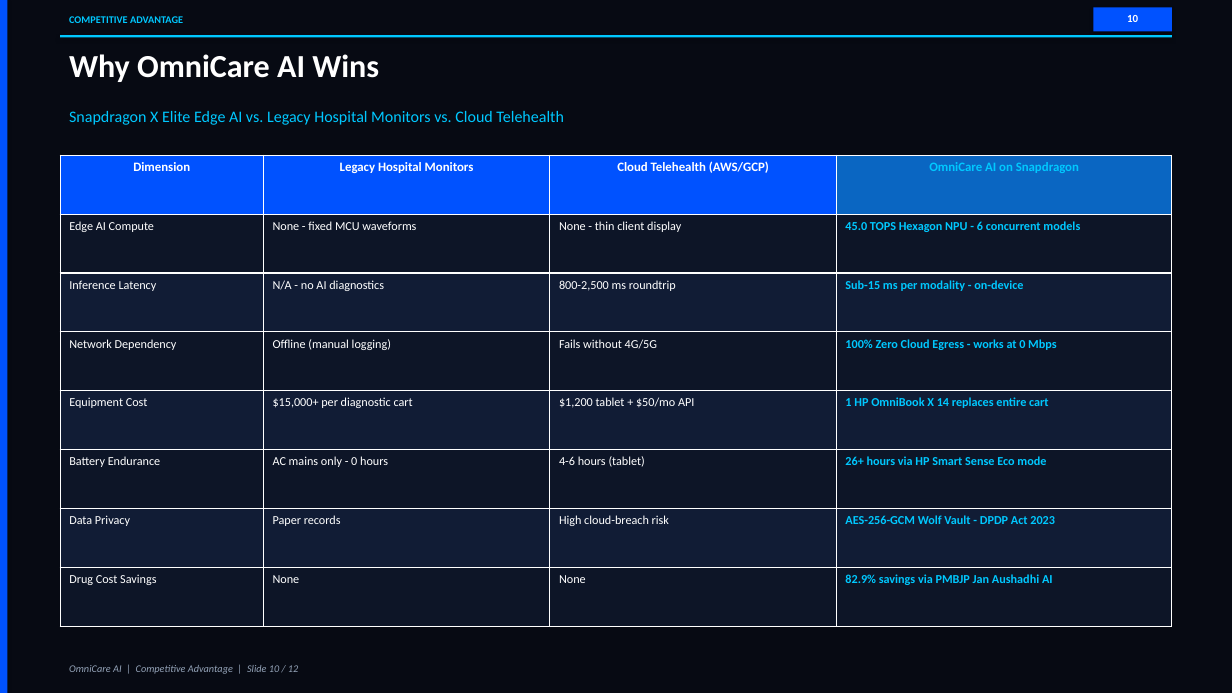
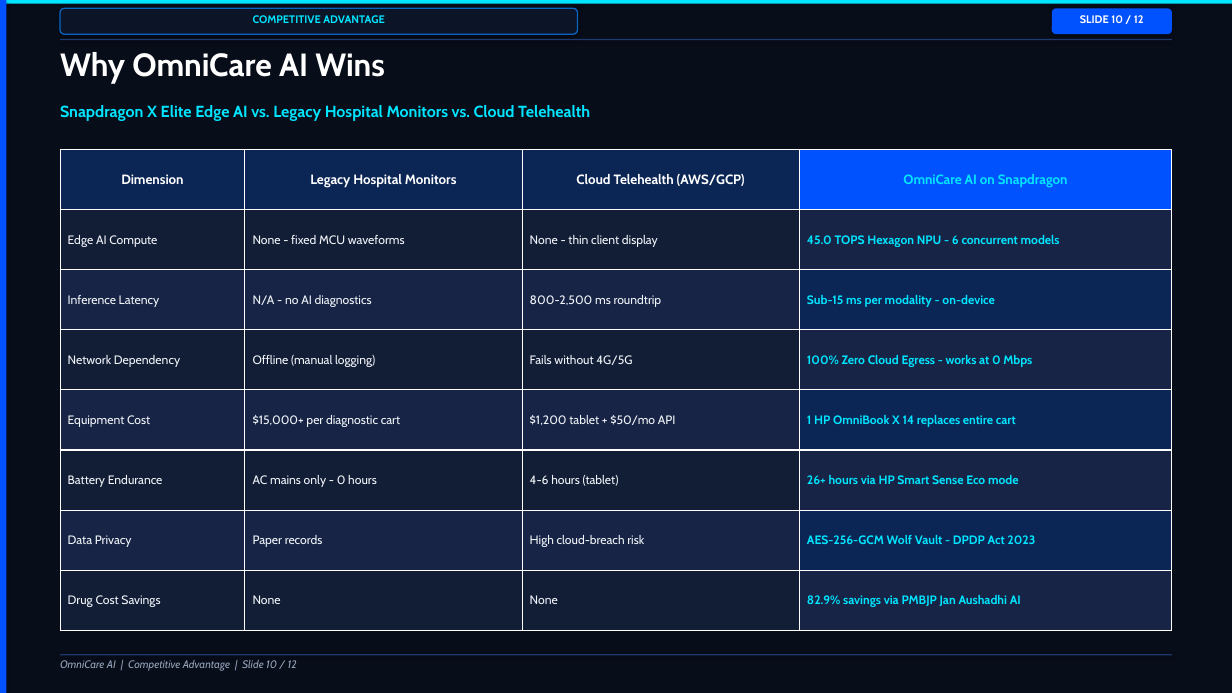
Before and after one commit to Advik-harsha/OmniCare-AI, a slide deck: slide 10 of submission_files/OmniCare_AI_Executive_Presentation.pptx. Drawn at 1232x693 pixels with LibreOffice and Linux fonts; fonts in the diff are those of the drawing. Boxes give left, top, right and bottom in pixels: in the first picture for what was removed or moved away, otherwise in the second. Text is boxed around its words. In the diff, an @@ line names an element or a change of style, - is before the commit and + after.

Commit message:
design(pitch): beautify presentation slides with modern high-contrast cards, segoe ui typography, and side-by-side cockpit layout

```diff
--- a/submission_files/OmniCare_AI_Executive_Presentation.pptx
+++ b/submission_files/OmniCare_AI_Executive_Presentation.pptx
@@ rectangle at <box>0,0,1232,693</box>: fill #070A13 to #080D1A @@
@@ rectangle added at <box>0,0,1232,4</box>, fill #00E5FF @@
@@ text "COMPETITIVE ADVANTAGE" at <box>253,15,385,23</box>: size 8 to 8.5 pt, font Calibri to Cabin, text colour #00C8FF to #00E5FF; alignment left to centre @@
@@ rounded rectangle added at <box>60,8,578,34</box>, fill #0C1428, outline #0A66C2 1 pt @@
@@ rounded rectangle added at <box>1052,8,1172,34</box>, fill #0052FF @@
@@ text at <box>1080,15,1144,23</box>: text changed; font Calibri to Cabin @@
-10
+SLIDE 10 / 12
@@ rectangle removed at <box>1093,7,1172,31</box> @@
@@ text "Why OmniCare AI Wins" at <box>60,52,385,83</box>: font Calibri to Cabin @@
@@ rectangle: place and size @@
-rectangle at <box>60,35,1172,38</box>
+rectangle at <box>60,39,1172,40</box>
@@ rectangle at <box>60,39,1172,40</box>: fill #00C8FF to #1E3A6E @@
@@ text "Snapdragon X Elite Edge AI ..." at <box>60,105,590,121</box>: font Calibri to Cabin, text colour #00C8FF to #00E5FF, bold on @@
@@ table at <box>60,150,1172,630</box> @@
@@ fill #0052FF to #0B2554 in 3 cells @@
@@ fill #0A66C2 to #0052FF in row 1, column 4 @@
@@ fill #0D1527 to #121D36 in 12 cells @@
@@ fill #0D1527 to #172445 in 4 cells @@
@@ fill #111C35 to #172445 in 9 cells @@
@@ fill #111C35 to #0B2554 in 3 cells @@
@@ size 10 to 10.5 pt in "Dimension", "Legacy Hospital Monitors", "Cloud Telehealth (AWS/GCP)", "OmniCare AI on Snapdragon" @@
@@ font Calibri to Cabin @@
@@ text colour #00C8FF to #00E5FF in "OmniCare AI on Snapdragon", "45.0 TOPS Hexagon NPU - 6 concurrent ...", "Sub-15 ms per modality - on-device", "100% Zero Cloud Egress - works at ..." and 4 more places @@
@@ text colour #FFFFFF to #F1F5F9 in "Edge AI Compute", "None - fixed MCU waveforms", "None - thin client display", "Inference Latency" and 17 more places @@
@@ table: place and size @@
-table at <box>60,155,1172,627</box>
+table at <box>60,150,1172,630</box>
@@ text "OmniCare AI | Competitive Advantage ..." at <box>60,660,297,671</box>: size 8 to 8.5 pt, font Calibri to Cabin @@
@@ rectangle added at <box>60,654,1172,655</box>, fill #1E3A6E @@
```
Also in this commit, not shown: 11 other slides changed, 9 other files.
